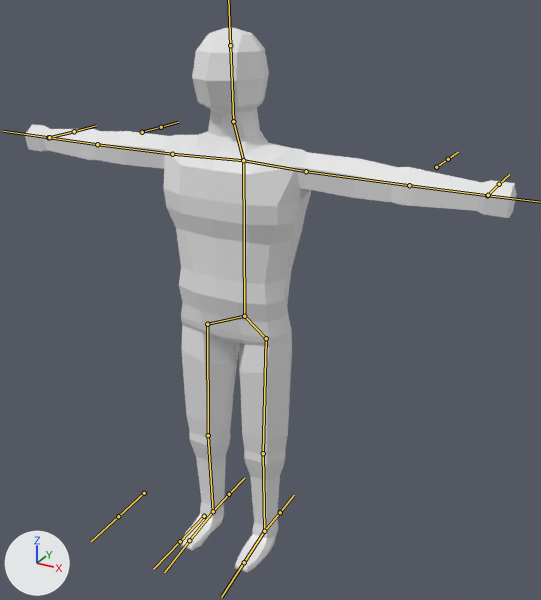
A saved change to the FBX model Assets/FileDump/Blender/human_01.fbx.
Both versions are drawn from a camera (50 mm lens) standing at (1.31, -2.11, 2.12) and looking at (0.11, 0.07, 1.02). Lighting does not change. The marker at lower left points along +X, +Y and +Z. The bones that bend it are drawn over the model as lines.

The first picture shows 'Man'.
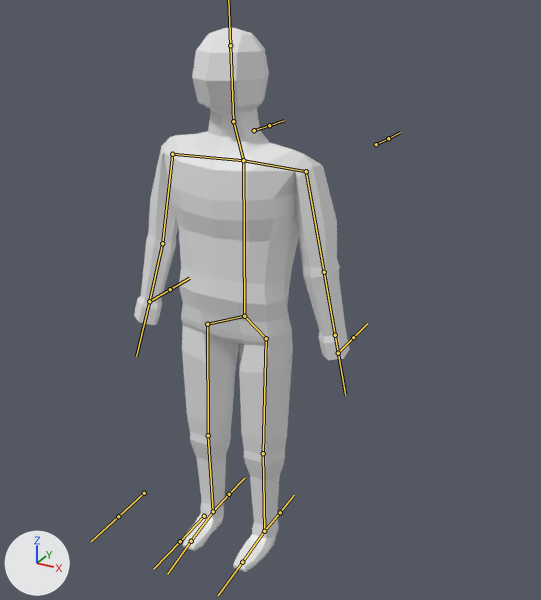
The newer file adds an action. The first version stands in its rest pose; the second is drawn at frame 1 of the action 'Armature|ArmatureAction.002'.

The change in detail:
Bone 'Femur.l' (bone_femur_l) turns from (0, 0, 0) to (0, 3, 0) degrees about its own x, y and z.
Bone 'UpperArm.l' (bone_upperarm_l) turns from (0, 0, 0) to (5, 43, -75) degrees about its own x, y and z.
Bone 'Forearm.l' (bone_forearm_l) turns from (0, 0, 0) to (-2, 0, -2) degrees about its own x, y and z.
Bone 'UpperArm.r' (bone_upperarm_r) turns from (0, 0, 0) to (9, -27, 75) degrees about its own x, y and z.
Bone 'Forearm.r' (bone_forearm_r) turns from (0, 0, 0) to (5, 0, -4) degrees about its own x, y and z.
Bone 'Femur.r' (bone_femur_r) turns from (0, 0, 0) to (0, -3, 0) degrees about its own x, y and z.
Bone 'Forearm_IK.l' (bone_forearm_ik_l) moves from (0.0, 0.0, 0.0) to (0.682, 0.026, -0.395).
Bone 'Forearm_IK.r' (bone_forearm_ik_r) moves from (0.0, 0.0, 0.0) to (-0.615, -0.058, -0.424).

Pixel boxes (x1, y1, x2, y2) of what changed, in the pictures (541 x 600 px):
'Man', posed (56% narrower)
    before: (25, 27, 517, 573)
    after: (134, 27, 350, 572)
bone 'UpperArm.l', root to tip
    before: (306, 171) to (409, 185)
    after: (306, 171) to (324, 272)
bone 'Forearm.l', root to tip
    before: (409, 185) to (487, 195)
    after: (324, 272) to (335, 335)
bone 'UpperArm.r', root to tip
    before: (172, 154) to (97, 144)
    after: (172, 154) to (162, 243)
bone 'Forearm.r', root to tip
    before: (97, 144) to (48, 137)
    after: (162, 243) to (149, 301)
bone 'Forearm_IK.l', root to tip
    before: (488, 195) to (499, 184)
    after: (338, 353) to (353, 337)
bone 'Forearm_IK.r', root to tip
    before: (49, 137) to (74, 131)
    after: (149, 301) to (170, 289)
